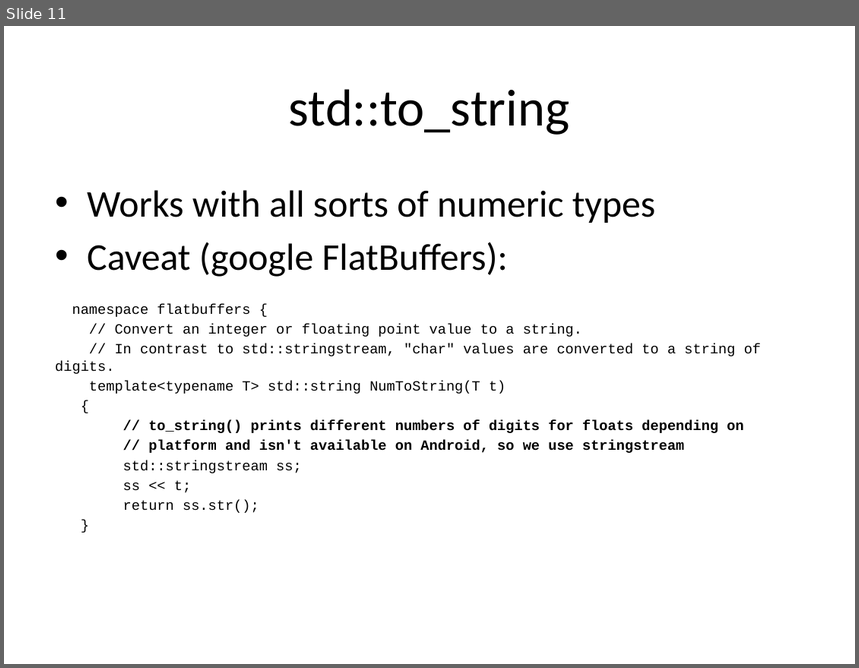
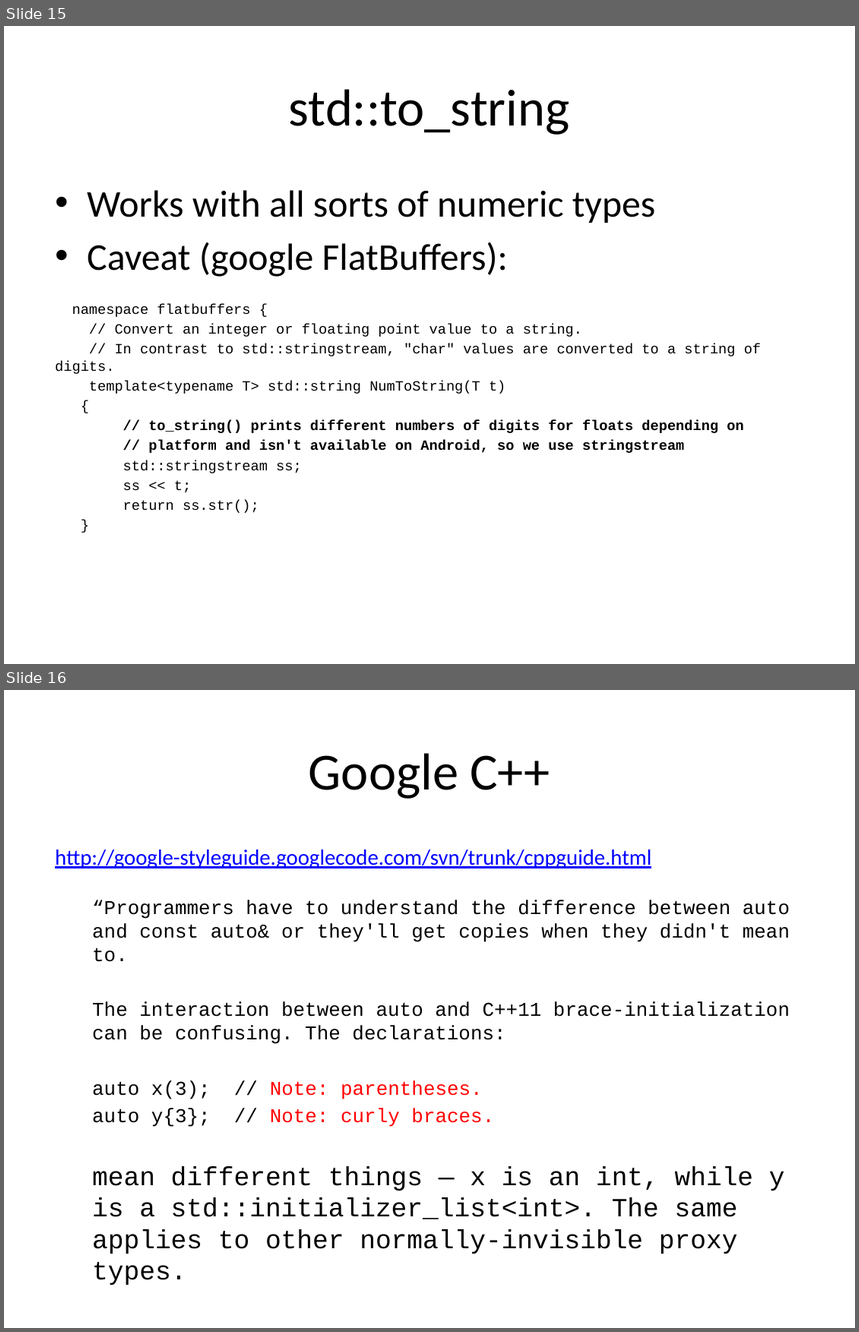
Before and after one commit to fellmad/FunWithCpp11, a slide deck: doc/Fun_with_C++11.pptx. Shown one above the other, each under a label of ours: slide 11 before the commit, slides 15 and 16 after it. The pictures are 859x668 and 859x1332 pixels, drawn with LibreOffice and Linux fonts; fonts in the diff are those of the drawing. Boxes give left, top, right and bottom in pixels: in the first picture for what was removed or moved away, otherwise in the second. Text is boxed around its words. In the diff, an @@ line names an element or a change of style, - is before the commit and + after.

```diff
--- a/doc/Fun_with_C++11.pptx
+++ b/doc/Fun_with_C++11.pptx
@@ slide 16 added at (4,690,855,1328), background #FFFFFF @@
@@ title added at (309,753,550,799), 44 pt, text #000000 @@
+Google C++
@@ text added at (55,850,790,1255), 16.6 pt, text #000000 @@
+http://google-styleguide.googlecode.com/svn/trunk/cppguide.html
+  “Programmers have to understand the difference between auto and const auto& or they'll get copies when they didn't mean to.
+  The interaction between auto and C++11 brace-initialization can be confusing. The declarations:
+  auto x(3); // Note: parentheses.
+  auto y{3}; // Note: curly braces.
+  mean different things — x is an int, while y is a std::initializer_list<int>. The same applies to other normally-invisible proxy types.
@@ what was slide 11 is now slide 15 @@
```
Also in this commit, not shown: 4 slides changed, 6 other slides added.
